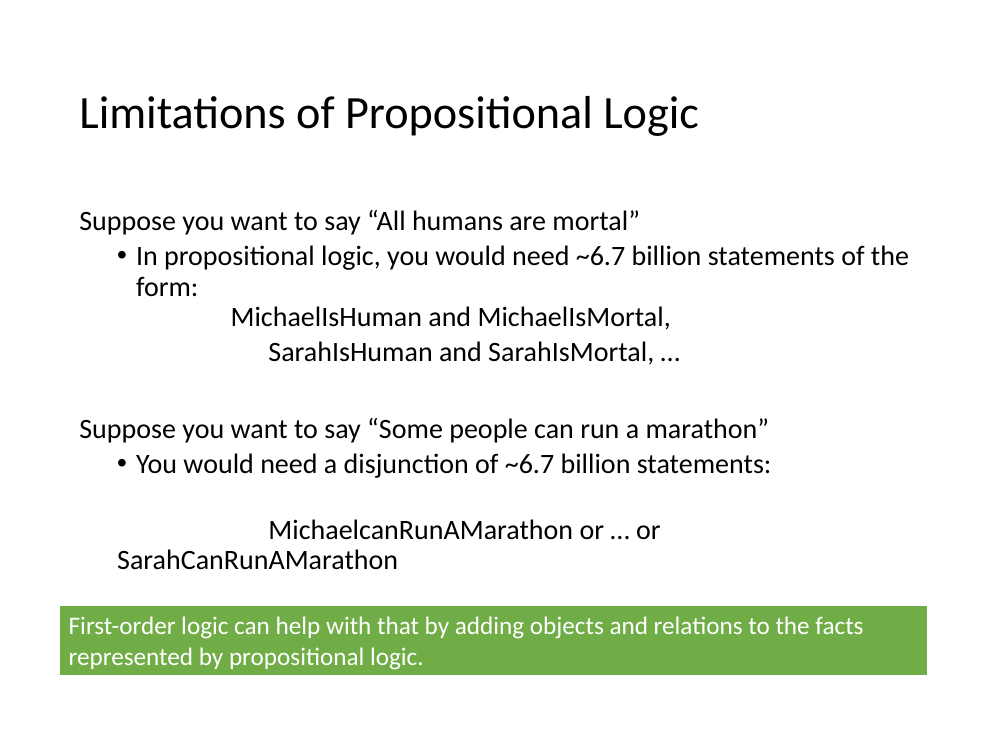
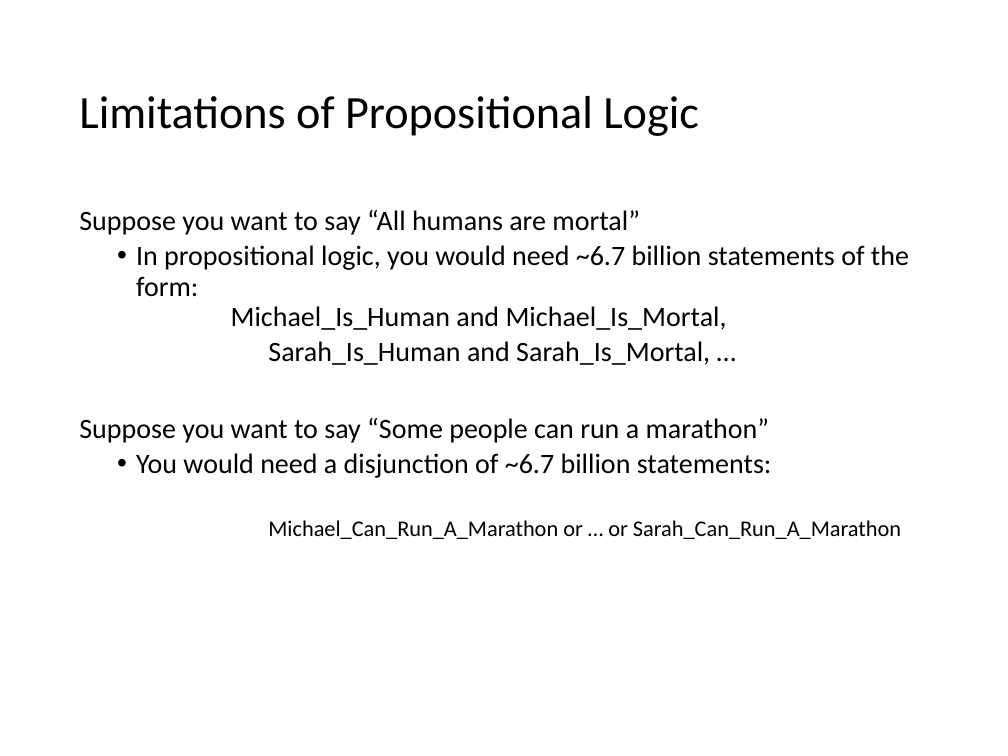
Before and after one commit to mhahsler/CS7320-AI, a slide deck: slide 38 of slides/07_knowledge-based.pptx (slide 26 before the commit). Drawn at 1008x756 pixels with LibreOffice and Linux fonts; fonts in the diff are those of the drawing. Boxes give left, top, right and bottom in pixels: in the first picture for what was removed or moved away, otherwise in the second. Text is boxed around its words. In the diff, an @@ line names an element or a change of style, - is before the commit and + after.

```diff
--- a/slides/07_knowledge-based.pptx
+++ b/slides/07_knowledge-based.pptx
@@ text at bbox=[136, 245, 909, 365]: text changed @@
-  • In propositional logic, you would need ~6.7 billion statements of the form:
-    MichaelIsHuman and MichaelIsMortal,
-  SarahIsHuman and SarahIsMortal, …
+  • In propositional logic, you would need ~6.7 billion statements of the form:
+    Michael_Is_Human and Michael_Is_Mortal,
+  Sarah_Is_Human and Sarah_Is_Mortal, …
@@ text at bbox=[268, 520, 901, 539]: text changed; size 20 to 16 pt @@
-  MichaelcanRunAMarathon or … or SarahCanRunAMarathon
+  Michael_Can_Run_A_Marathon or … or Sarah_Can_Run_A_Marathon
@@ rectangle removed at bbox=[58, 605, 927, 676] @@
-First-order logic can help with that by adding objects and relations to the facts represented by propositional logic.
```
Also in this commit, not shown: 26 other slides changed, 10 slides added, 5 slides removed, 2 other files.
